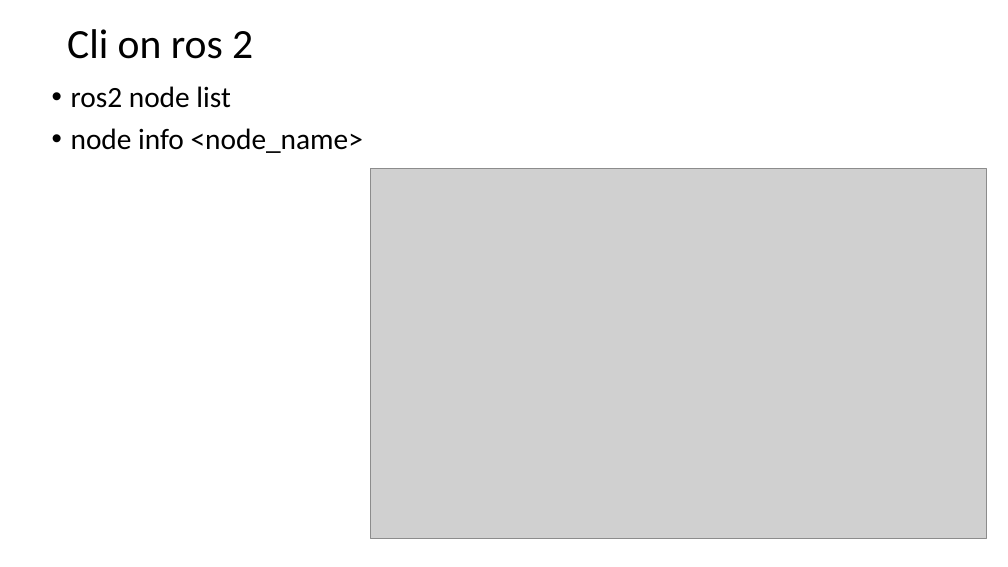
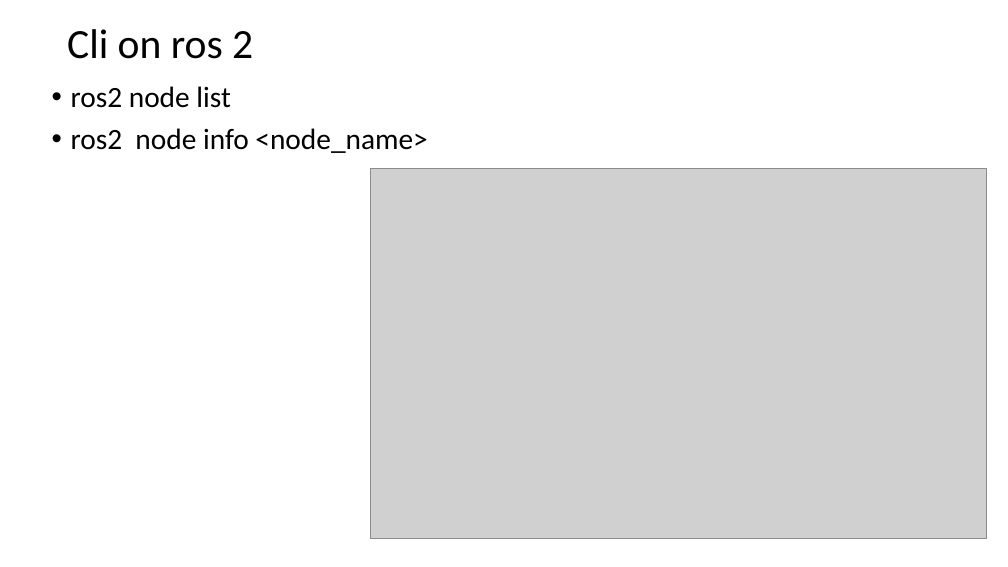
Before and after one commit to letrthong/ros2, a slide deck: slide 5 of ros2.pptx. Drawn at 1008x567 pixels with LibreOffice and Linux fonts; fonts in the diff are those of the drawing; grey boxes stand for pictures. Boxes give left, top, right and bottom in pixels: in the first picture for what was removed or moved away, otherwise in the second. Text is boxed around its words. In the diff, an @@ line names an element or a change of style, - is before the commit and + after.

```diff
--- a/ros2.pptx
+++ b/ros2.pptx
@@ text at <box>71,128,427,153</box>: text changed @@
-• node info <node_name>
+• ros2 node info <node_name>
```
Also in this commit, not shown: 1 slide added, 1 other file.
